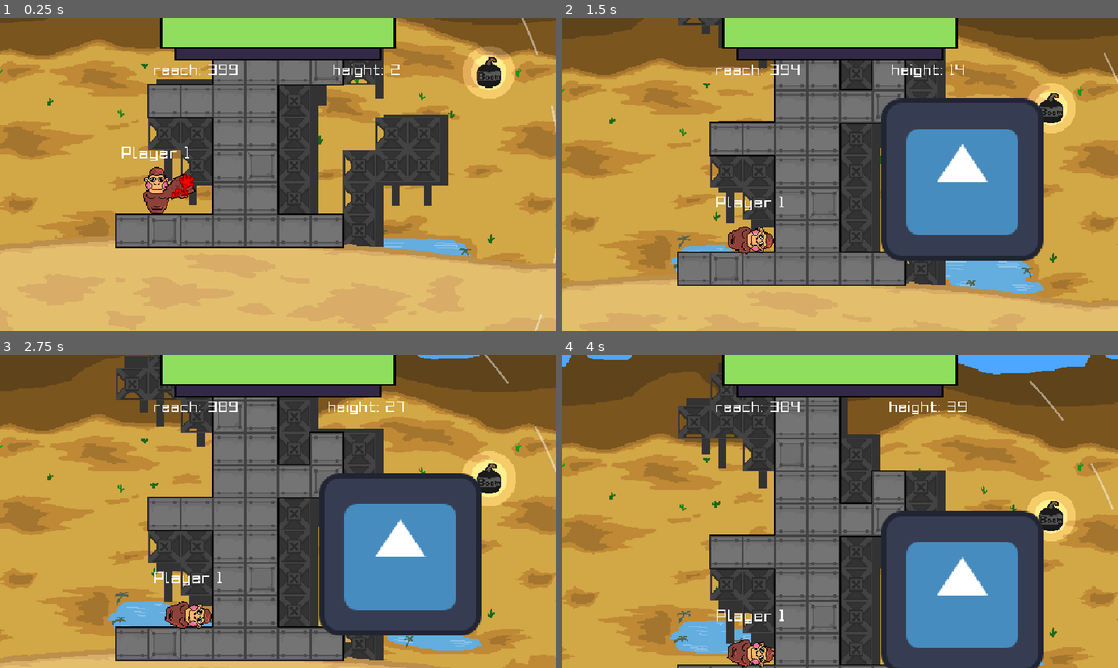
Above: before the commit, frames 1-4 (two rows, left to right).
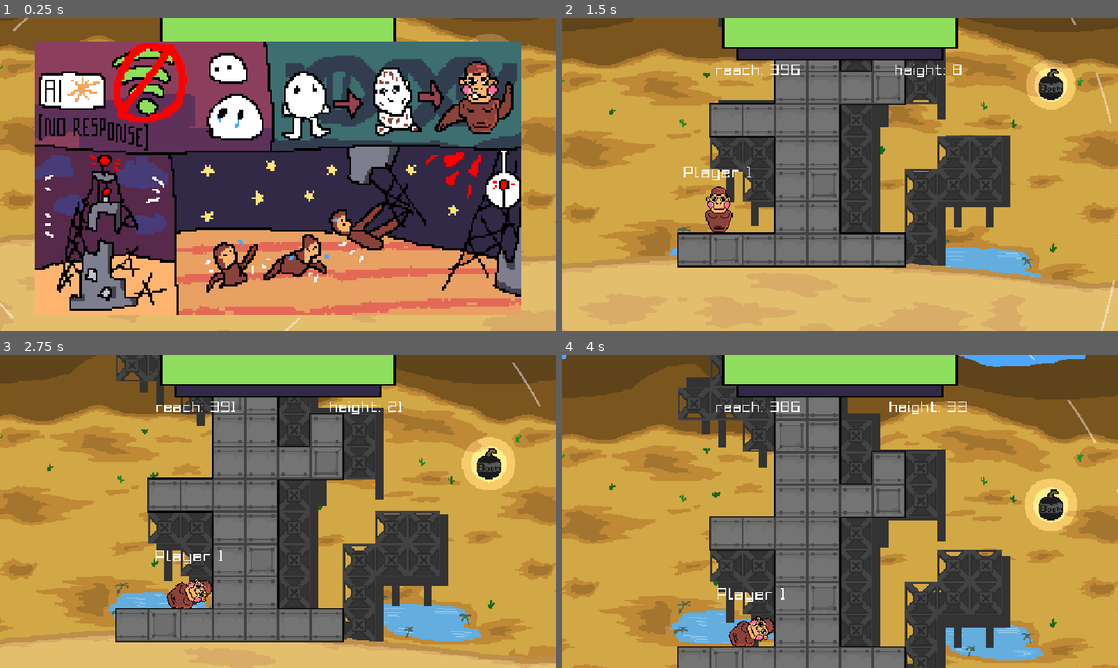
Above: after the commit, the same moments.

Repository: ppaluchowski64/Hackathon-2026
Game: Godot game, scene res://scenes/root/game.tscn
Two runs of this game, one before a commit and one after it. Both use one fixed random seed, a clock stepped at 60 frames per second and the inputs below. The engine's default icon, where the game draws it, is replaced by a stand-in: a white triangle on a blue panel in a dark square. Sound files missing from this copy of the repository are replaced by a short silence.
Inputs (mouse positions are in pixels of both pictures, inside the frame that each line leads up to):
- Up to frame 1 (0.25 s): no input
- Up to frame 2 (1.5 s): move the mouse to (962, 158) at 0.52 s; click (962, 158) at 0.6 s; right-click (962, 158) at 0.8 s; move the mouse to (728, 190) at 1.27 s; right-click (728, 190) at 1.35 s
- Up to frame 3 (2.75 s): click (166, 527) at 1.55 s; move the mouse to (333, 442) at 2.02 s; click (333, 442) at 2.1 s; right-click (333, 442) at 2.3 s
- Up to frame 4 (4 s): move the mouse to (812, 574) at 2.77 s; right-click (812, 574) at 2.85 s; click (812, 574) at 3.05 s; move the mouse to (1006, 558) at 3.52 s; click (1006, 558) at 3.6 s; right-click (1006, 558) at 3.8 s

The runs differ from the first frame. In frame 1, 75% of the frame differs, in the area x 0-100%, y 0-100%; in frame 2, 44%; in frame 3, 47%; in frame 4, 43%.

Commit message:
singleplayer features

Diff:
--- a/project.godot
+++ b/project.godot
@@ -18,8 +18,9 @@
 
 [autoload]
 
+Fullscreen="*uid://dct1x5n31cpjl"
 NetworkHandler="*uid://c5xj0107gee3s"
-Fullscreen="*uid://dct1x5n31cpjl"
+Global="*uid://brfxo57cinqtm"
 
 [display]
 
@@ -27,7 +28,11 @@
 window/size/viewport_height=540
 window/size/sharp_corners=true
 window/stretch/mode="canvas_items"
-window/stretch/aspect="expand"
+
+[editor]
+
+movie_writer/video_quality=0.9
+movie_writer/movie_file="C:/Users/Euro/Documents/dev/games/common/Hackathon-2026/gameplay.avi"
 
 [gui]
 
--- a/scenes/bomb.tscn
+++ b/scenes/bomb.tscn
@@ -1,7 +1,9 @@
 [gd_scene format=3 uid="uid://cf4qyrwm28265"]
 
-[ext_resource type="Texture2D" uid="uid://ccd4lifm5x6r2" path="res://icon.svg" id="1_4kkau"]
 [ext_resource type="Script" uid="uid://dv75m4pspcqov" path="res://scripts/bomb.gd" id="1_vpdcx"]
+[ext_resource type="Texture2D" uid="uid://bx07rjmtsrkjq" path="res://graphics/collactables.png" id="2_vpdcx"]
+[ext_resource type="AudioStream" uid="uid://dd038rs7kq2k7" path="res://audio/sfx/bomb_tick.wav" id="3_84slv"]
+[ext_resource type="AudioStream" uid="uid://3khk2c8abf5r" path="res://audio/sfx/bomb_explode.wav" id="4_nxi8k"]
 
 [sub_resource type="PhysicsMaterial" id="PhysicsMaterial_vpdcx"]
 friction = 0.2
@@ -20,8 +22,9 @@
 script = ExtResource("1_vpdcx")
 
 [node name="Sprite2D" type="Sprite2D" parent="." unique_id=1418257070]
-scale = Vector2(0.2, 0.2)
-texture = ExtResource("1_4kkau")
+texture = ExtResource("2_vpdcx")
+hframes = 4
+frame = 1
 
 [node name="Label" type="Label" parent="." unique_id=979244556]
 offset_left = -20.0
@@ -39,3 +42,9 @@
 
 [node name="CollisionShape2D" type="CollisionShape2D" parent="Area2D" unique_id=1039746956]
 shape = SubResource("CircleShape2D_yf5fn")
+
+[node name="AudioStreamPlayerTick" type="AudioStreamPlayer" parent="." unique_id=1637596487]
+stream = ExtResource("3_84slv")
+
+[node name="AudioStreamPlayerExplode" type="AudioStreamPlayer" parent="." unique_id=830409369]
+stream = ExtResource("4_nxi8k")
--- /dev/null
+++ b/scenes/button.tscn
@@ -0,0 +1,19 @@
+[gd_scene format=3 uid="uid://cyebv38625ekf"]
+
+[ext_resource type="Texture2D" uid="uid://bitlmhxriravw" path="res://graphics/button.png" id="1_mi6dp"]
+[ext_resource type="Script" uid="uid://epqub54erpjx" path="res://scripts/button.gd" id="1_rhj8v"]
+
+[sub_resource type="CircleShape2D" id="CircleShape2D_g4v7s"]
+radius = 42.190044
+
+[node name="Button" type="Area2D" unique_id=1513311356]
+script = ExtResource("1_rhj8v")
+
+[node name="Sprite2D" type="Sprite2D" parent="." unique_id=1726382520]
+texture = ExtResource("1_mi6dp")
+
+[node name="CollisionShape2D" type="CollisionShape2D" parent="." unique_id=1603031123]
+position = Vector2(0, 23)
+shape = SubResource("CircleShape2D_g4v7s")
+
+[connection signal="body_entered" from="." to="." method="_on_body_entered"]
--- a/scenes/player.tscn
+++ b/scenes/player.tscn
@@ -3,10 +3,12 @@
 [ext_resource type="Texture2D" uid="uid://cqmwjdpijn7h2" path="res://graphics/player.png" id="1_3vyb7"]
 [ext_resource type="Script" uid="uid://c11ir3jjflvvf" path="res://scripts/player.gd" id="1_g2els"]
 [ext_resource type="Script" uid="uid://dml8jct682rd0" path="res://scripts/arm_draw.gd" id="3_qhqgy"]
+[ext_resource type="Texture2D" uid="uid://crma516p1kktj" path="res://graphics/licencjat.png" id="3_smehm"]
 [ext_resource type="Texture2D" uid="uid://bx07rjmtsrkjq" path="res://graphics/collactables.png" id="4_dqkch"]
 [ext_resource type="Script" uid="uid://dap63lcv0v5b7" path="res://scripts/arm_collectable_draw.gd" id="4_qlg0r"]
 [ext_resource type="Script" uid="uid://v7on7vpfrmgc" path="res://scripts/reach_draw.gd" id="6_fjrip"]
 [ext_resource type="Script" uid="uid://dfhw374r63nie" path="res://scripts/lock_rotation.gd" id="6_tuyoq"]
+[ext_resource type="AudioStream" uid="uid://bprjkowwmmn84" path="res://audio/sfx/gouda.mp3" id="9_ur7pv"]
 
 [sub_resource type="PhysicsMaterial" id="PhysicsMaterial_qhqgy"]
 friction = 0.5
@@ -21,6 +23,12 @@
 
 [sub_resource type="CapsuleShape2D" id="CapsuleShape2D_qhqgy"]
 height = 26.0
+
+[sub_resource type="CircleShape2D" id="CircleShape2D_g4v7s"]
+radius = 23.194826
+
+[sub_resource type="CircleShape2D" id="CircleShape2D_ur7pv"]
+radius = 13.0
 
 [sub_resource type="CircleShape2D" id="CircleShape2D_yf5fn"]
 
@@ -44,6 +52,10 @@
 texture = ExtResource("1_3vyb7")
 hframes = 3
 
+[node name="GoudaSprite" type="Sprite2D" parent="." unique_id=1088731963]
+visible = false
+texture = ExtResource("3_smehm")
+
 [node name="CollisionShape2D" type="CollisionShape2D" parent="." unique_id=1385192029]
 shape = SubResource("CapsuleShape2D_7dpn4")
 
@@ -56,6 +68,16 @@
 position = Vector2(0, 8)
 rotation = 1.5707964
 shape = SubResource("CapsuleShape2D_qhqgy")
+
+[node name="CollisionGouda1" type="CollisionShape2D" parent="." unique_id=966792768]
+position = Vector2(0, 4)
+shape = SubResource("CircleShape2D_g4v7s")
+disabled = true
+
+[node name="CollisionGouda2" type="CollisionShape2D" parent="." unique_id=1991783007]
+position = Vector2(0, -18)
+shape = SubResource("CircleShape2D_ur7pv")
+disabled = true
 
 [node name="Grapple" type="Area2D" parent="." unique_id=2112162011]
 collision_layer = 4
@@ -110,4 +132,8 @@
 
 [node name="ExhaustionTimer" type="Timer" parent="." unique_id=1786374175]
 
+[node name="AudioStreamPlayerGouda" type="AudioStreamPlayer" parent="." unique_id=1128801431]
+stream = ExtResource("9_ur7pv")
+volume_db = 12.0
+
 [connection signal="timeout" from="DangerTimer" to="." method="_on_danger_timer_timeout"]
--- a/scenes/root/game.tscn
+++ b/scenes/root/game.tscn
@@ -15,6 +15,8 @@
 [ext_resource type="Script" uid="uid://c45hcyr5c7uhf" path="res://scripts/collectable_spawner.gd" id="11_l77qo"]
 [ext_resource type="Script" uid="uid://c2jl78hi3yv4r" path="res://scripts/ui.gd" id="13_836xp"]
 [ext_resource type="AudioStream" uid="uid://cis48pf4ooto" path="res://audio/soundtrack/game.wav" id="14_l77qo"]
+[ext_resource type="Texture2D" uid="uid://bjmckoeq2c6ne" path="res://graphics/story.png" id="15_s3lrj"]
+[ext_resource type="PackedScene" uid="uid://cyebv38625ekf" path="res://scenes/button.tscn" id="17_sh5j3"]
 
 [sub_resource type="Curve" id="Curve_xw82j"]
 _data = [Vector2(0, 0), 0.0, 0.0, 0, 0, Vector2(0.1, 1), 0.0, 0.0, 0, 0, Vector2(1, 0), -2.77528, 0.0, 0, 0]
@@ -224,6 +226,15 @@
 vertical_alignment = 2
 metadata/_edit_lock_ = true
 
+[node name="StorySprite" type="Sprite2D" parent="UI" unique_id=1257976378 groups=["story"]]
+visible = false
+position = Vector2(480, 276)
+scale = Vector2(3.5, 3.5)
+texture = ExtResource("15_s3lrj")
+
 [node name="AudioStreamPlayer" type="AudioStreamPlayer" parent="." unique_id=248460320]
 stream = ExtResource("14_l77qo")
 autoplay = true
+
+[node name="Button" parent="." unique_id=1513311356 instance=ExtResource("17_sh5j3")]
+position = Vector2(0, -950)
--- a/scenes/slap.tscn
+++ b/scenes/slap.tscn
@@ -1,7 +1,65 @@
 [gd_scene format=3 uid="uid://clegn6krevlag"]
 
 [ext_resource type="Script" uid="uid://3enmqbohpgli" path="res://scripts/slap.gd" id="1_e57aq"]
-[ext_resource type="Texture2D" uid="uid://ccd4lifm5x6r2" path="res://icon.svg" id="1_rdy0l"]
+[ext_resource type="Texture2D" uid="uid://blng7mtg8rc07" path="res://graphics/slap.png" id="2_e57aq"]
+[ext_resource type="AudioStream" uid="uid://c81yb1yhul3sm" path="res://audio/sfx/clap.mp3" id="3_miihx"]
+
+[sub_resource type="AtlasTexture" id="AtlasTexture_miihx"]
+atlas = ExtResource("2_e57aq")
+region = Rect2(0, 0, 128, 128)
+
+[sub_resource type="AtlasTexture" id="AtlasTexture_017ip"]
+atlas = ExtResource("2_e57aq")
+region = Rect2(128, 0, 128, 128)
+
+[sub_resource type="AtlasTexture" id="AtlasTexture_3nsta"]
+atlas = ExtResource("2_e57aq")
+region = Rect2(256, 0, 128, 128)
+
+[sub_resource type="AtlasTexture" id="AtlasTexture_hk2np"]
+atlas = ExtResource("2_e57aq")
+region = Rect2(384, 0, 128, 128)
+
+[sub_resource type="AtlasTexture" id="AtlasTexture_jsalx"]
+atlas = ExtResource("2_e57aq")
+region = Rect2(512, 0, 128, 128)
+
+[sub_resource type="AtlasTexture" id="AtlasTexture_o20r1"]
+atlas = ExtResource("2_e57aq")
+region = Rect2(640, 0, 128, 128)
+
+[sub_resource type="AtlasTexture" id="AtlasTexture_2gdiq"]
+atlas = ExtResource("2_e57aq")
+region = Rect2(768, 0, 128, 128)
+
+[sub_resource type="SpriteFrames" id="SpriteFrames_g4v7s"]
+animations = [{
+"frames": [{
+"duration": 1.0,
+"texture": SubResource("AtlasTexture_miihx")
+}, {
+"duration": 1.0,
+"texture": SubResource("AtlasTexture_017ip")
+}, {
+"duration": 1.0,
+"texture": SubResource("AtlasTexture_3nsta")
+}, {
+"duration": 1.0,
+"texture": SubResource("AtlasTexture_hk2np")
+}, {
+"duration": 1.0,
+"texture": SubResource("AtlasTexture_jsalx")
+}, {
+"duration": 1.0,
+"texture": SubResource("AtlasTexture_o20r1")
+}, {
+"duration": 1.0,
+"texture": SubResource("AtlasTexture_2gdiq")
+}],
+"loop": 1,
+"name": &"default",
+"speed": 15.0
+}]
 
 [sub_resource type="CircleShape2D" id="CircleShape2D_g4v7s"]
 radius = 80.0
@@ -9,9 +67,13 @@
 [node name="Slap" type="Area2D" unique_id=1951292753]
 script = ExtResource("1_e57aq")
 
-[node name="Sprite2D" type="Sprite2D" parent="." unique_id=880941507]
-scale = Vector2(0.25, 0.25)
-texture = ExtResource("1_rdy0l")
+[node name="AnimatedSprite2D" type="AnimatedSprite2D" parent="." unique_id=99493498]
+scale = Vector2(0.5, 0.5)
+sprite_frames = SubResource("SpriteFrames_g4v7s")
+autoplay = "default"
 
 [node name="CollisionShape2D" type="CollisionShape2D" parent="." unique_id=254641147]
 shape = SubResource("CircleShape2D_g4v7s")
+
+[node name="AudioStreamPlayer" type="AudioStreamPlayer" parent="." unique_id=949474620]
+stream = ExtResource("3_miihx")
--- a/scripts/bomb.gd
+++ b/scripts/bomb.gd
@@ -2,6 +2,9 @@
 
 @onready var label: Label = $Label
 @onready var area: Area2D = $Area2D
+
+@onready var audio_tick: AudioStreamPlayer = $AudioStreamPlayerTick
+@onready var audio_explode: AudioStreamPlayer = $AudioStreamPlayerExplode
 
 func _ready() -> void:
 	get_tree().create_timer(0.05).timeout.connect(func():
@@ -10,10 +13,14 @@
 	)
 
 	for i in range(5):
+		audio_tick.play()
 		await get_tree().create_timer(0.2).timeout
 		label.text = str(4 - i)
 
+	audio_tick.play()
 	await get_tree().create_timer(0.2).timeout
+
+	audio_explode.play()
 
 	for body in area.get_overlapping_bodies():
 		if not body is Player:
@@ -23,4 +30,7 @@
 		var diff: Vector2 = player.global_position - global_position
 		player.apply_central_force(diff.normalized() * 300000 / sqrt(diff.length()))
 
+	visible = false
+
+	await audio_explode.finished
 	queue_free()
--- /dev/null
+++ b/scripts/button.gd
@@ -0,0 +1,7 @@
+extends Area2D
+
+func _on_body_entered(body: Node2D) -> void:
+	if not body is Player:
+		return
+
+	get_tree().call_deferred("reload_current_scene")
--- a/scripts/collactable.gd
+++ b/scripts/collactable.gd
@@ -10,7 +10,7 @@
 var anim: float = 0
 
 enum Type {NULL = -1, ROPE, BOMB, SLAP, GOUDA}
-var type: Type = randi_range(0, 2) as Type
+var type: Type = randi_range(0, 3) as Type
 
 func _ready() -> void:
 	sprite.frame = type
--- /dev/null
+++ b/scripts/global/global.gd
@@ -0,0 +1,13 @@
+extends Node
+
+@onready var story_sprite: Sprite2D = get_tree().get_first_node_in_group("story")
+
+func _ready() -> void:
+	process_mode = Node.PROCESS_MODE_ALWAYS
+	story_sprite.visible = true
+	get_tree().paused = true
+
+func _physics_process(_delta: float) -> void:
+	if Input.is_action_just_pressed("grapple") and story_sprite:
+		story_sprite.visible = false
+		get_tree().paused = false
--- a/scripts/player.gd
+++ b/scripts/player.gd
@@ -15,13 +15,15 @@
 			$LabelRoot/PlayerName.text = value
 
 @onready var sprite: Sprite2D = $Sprite2D
+@onready var gouda_sprite: Sprite2D = $GoudaSprite
+@onready var audio_gouda: AudioStreamPlayer = $AudioStreamPlayerGouda
 
 @onready var collectable_sprite: Sprite2D = $CollectableRoot/CollectableSprite
 var spring_strength: float = 1
 var damping: float = 10
 var collectable_vel := Vector2.ZERO
 
-var collectable := Collectable.Type.SLAP
+var collectable := Collectable.Type.NULL
 
 var is_stunned: bool = false
 var is_exhausted: bool = false
@@ -34,6 +36,23 @@
 
 @onready var danger_timer: Timer = $DangerTimer
 @onready var exhaustion_timer: Timer = $ExhaustionTimer
+
+var is_gouda: bool = false
+
+@onready var gouda_collisions: Array[CollisionShape2D] = [
+	$CollisionGouda1, $CollisionGouda2
+]
+
+func gouda() -> void:
+	is_gouda = true
+	sprite.visible = false
+	gouda_sprite.visible = true
+	audio_gouda.play()
+
+	gravity_scale = 0.5
+
+	for collision in gouda_collisions:
+		collision.disabled = false
 
 func stun() -> void:
 	is_stunned = true
@@ -69,7 +88,7 @@
 	if is_grappling:
 		grapple.global_position = grapple_pos
 		apply_central_force((grapple.global_position - global_position).normalized() * 2000)
-		stamina = clampf(stamina - delta * 6 * (exhaustion / 50 + 1), 0, 100)
+		stamina = clampf(stamina - delta * 6 * (exhaustion / 50 + 1) * (2 if is_gouda else 1), 0, 100)
 		exhaustion = clampf(exhaustion + delta * 24, 0, 100)
 	else:
 		grapple.global_position = get_global_mouse_position()
@@ -106,6 +125,11 @@
 
 			collectable = Collectable.Type.NULL
 
+		elif collectable == Collectable.Type.GOUDA:
+			gouda()
+
+			collectable = Collectable.Type.NULL
+
 	if stamina == 0:
 		exhaust()
 
@@ -126,4 +150,4 @@
 		collectable_sprite.visible = true
 
 func _on_danger_timer_timeout() -> void:
-	queue_free()
+	get_tree().call_deferred("reload_current_scene")
--- a/scripts/slap.gd
+++ b/scripts/slap.gd
@@ -1,13 +1,16 @@
 extends Area2D
 
-@onready var sprite: Sprite2D = $Sprite2D
+@onready var sprite: AnimatedSprite2D = $AnimatedSprite2D
+@onready var audio: AudioStreamPlayer = $AudioStreamPlayer
 
 func _ready() -> void:
 	var scale_tween: Tween = create_tween() \
-		.set_ease(Tween.EASE_IN_OUT) \
-		.set_trans(Tween.TRANS_SPRING)
+		.set_ease(Tween.EASE_OUT) \
+		.set_trans(Tween.TRANS_EXPO)
 
-	scale_tween.tween_property(sprite, "scale", Vector2(1.25, 1.25), 0.5)
+	scale_tween.tween_property(sprite, "scale", Vector2(2, 2), 0.5)
+
+	audio.play(0.25)
 
 	# I have no idea why I have to wait 4 frames here
 	# but it doesn't work otherwise
@@ -20,3 +23,6 @@
 
 		var player: Player = body
 		player.stun()
+
+	await get_tree().create_timer(0.5).timeout
+	queue_free()
Not shown, added: audio/sfx/bomb_explode.wav.import
Not shown, added: audio/sfx/bomb_tick.wav.import
Not shown, added: audio/sfx/clap.mp3.import
Not shown, added: audio/sfx/clap.wav.import
Not shown, added: audio/sfx/exhaust.wav.import
Not shown, added: audio/sfx/gouda.mp3.import
Not shown, added: audio/sfx/grapple.wav.import
Binary file added: graphics/button.png
Not shown, added: graphics/button.png.import
Binary file added: graphics/licencjat.png
Not shown, added: graphics/licencjat.png.import
Binary file added: graphics/slap.png
(and 13 more such lines)
